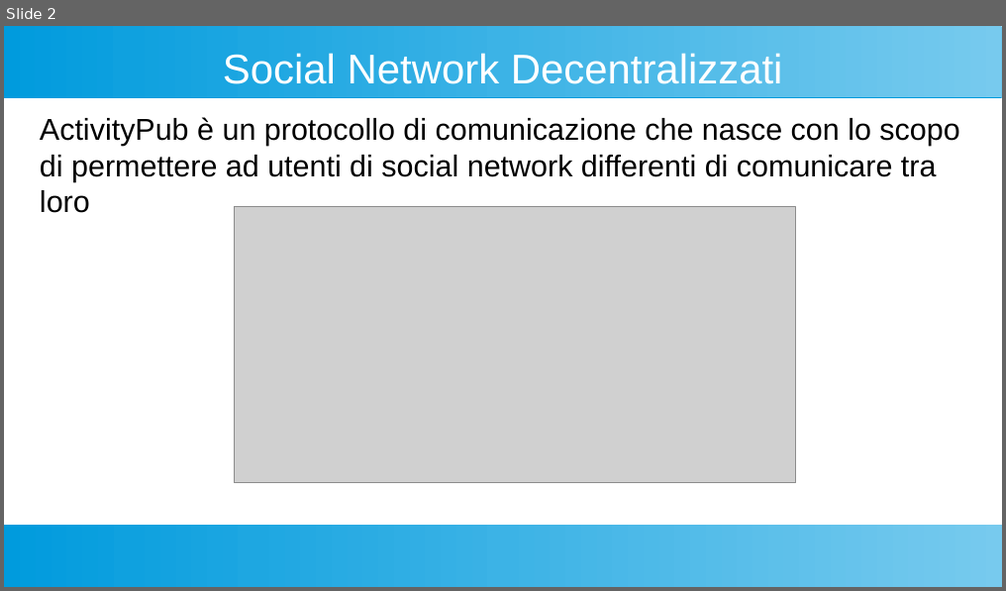
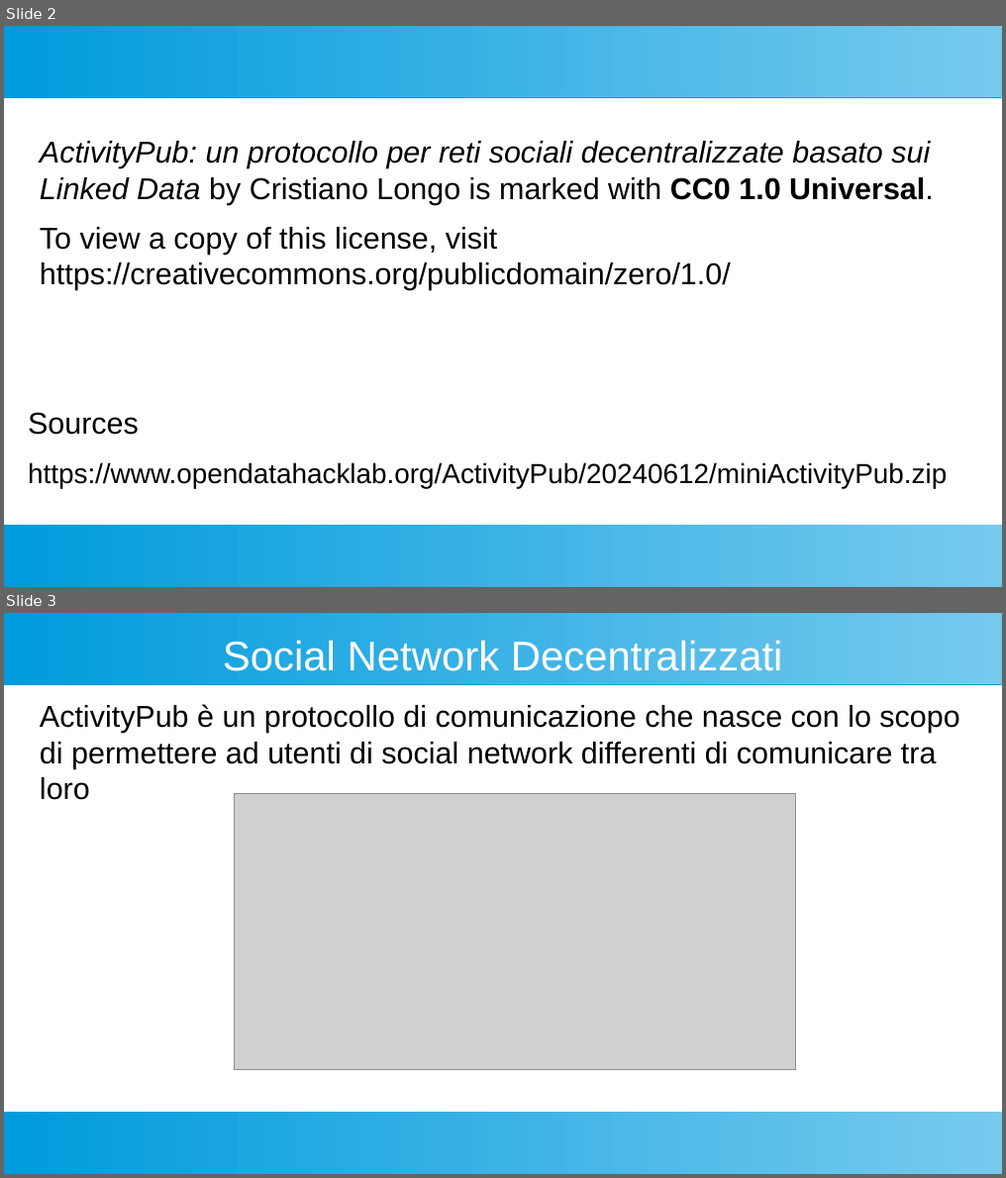
Before and after one commit to cristianolongoodhl/courses, a slide deck: ActivityPubMiniWorkshop/miniActivityPub.odp. Shown one above the other, each under a label of ours: slide 2 before the commit, slides 2 and 3 after it. The pictures are 1006x591 and 1006x1178 pixels, drawn with LibreOffice and Linux fonts; fonts in the diff are those of the drawing; grey boxes stand for pictures. Boxes give left, top, right and bottom in pixels: in the first picture for what was removed or moved away, otherwise in the second. Text is boxed around its words. In the diff, an @@ line names an element or a change of style, - is before the commit and + after.

```diff
--- a/ActivityPubMiniWorkshop/miniActivityPub.odp
+++ b/ActivityPubMiniWorkshop/miniActivityPub.odp
@@ slide 2 added at [4, 26, 1002, 587], background #FFFFFF; not listed: 2 template elements that a slide beside it also shows @@
@@ text added at [40, 141, 934, 290], 24 pt, text #000000 @@
+ActivityPub: un protocollo per reti sociali decentralizzate basato sui Linked Data by Cristiano Longo is marked with CC0 1.0 Universal.
+To view a copy of this license, visit https://creativecommons.org/publicdomain/zero/1.0/
@@ text added at [28, 412, 946, 489], 22 pt, text #000000 @@
+Sources
+https://www.opendatahacklab.org/ActivityPub/20240612/miniActivityPub.zip
@@ what was slide 2 is now slide 3 @@
```
Also in this commit, not shown: 1 slide changed, 2 other files.
